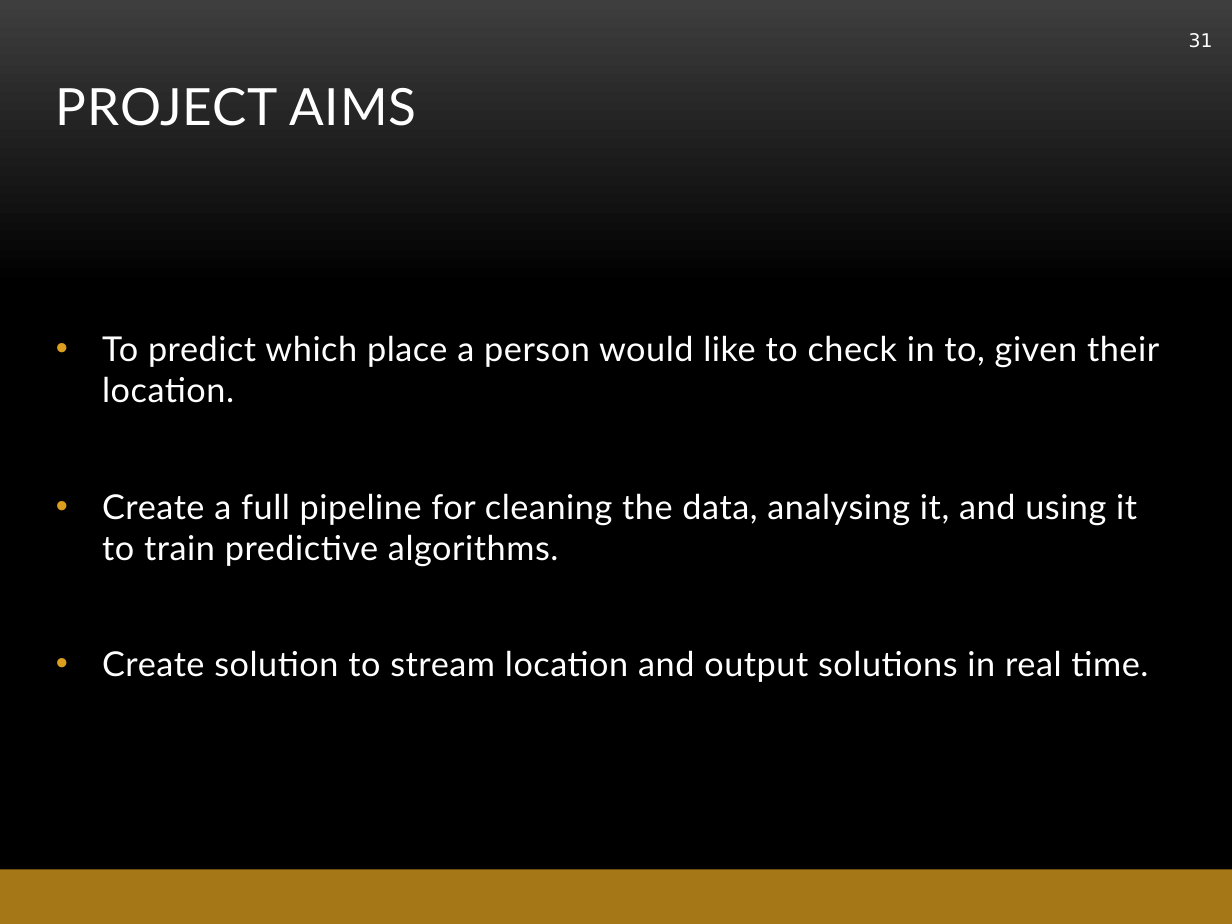
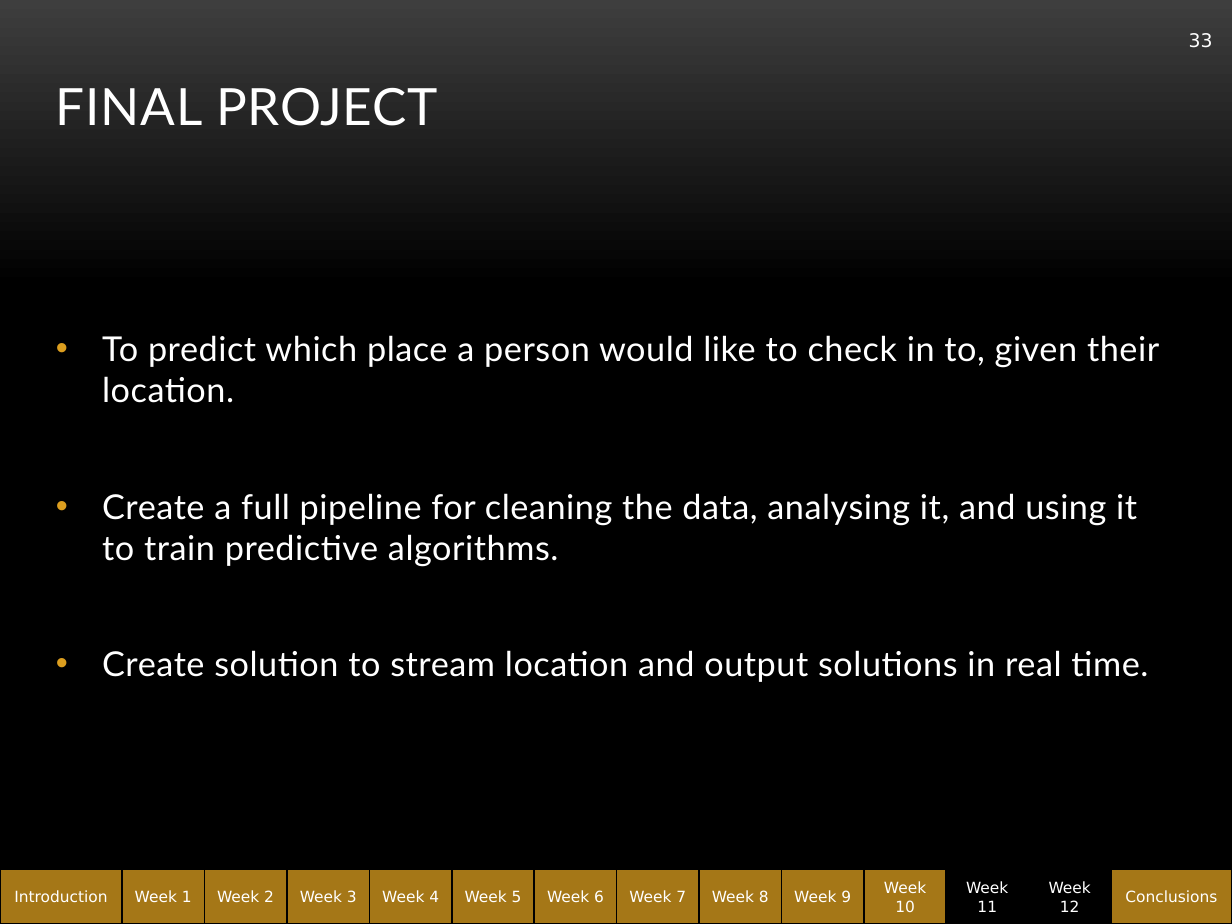
Before and after one commit to abe1ge/teletubbiesQAC, a slide deck: slide 33 of FinalPresentation.pptx (slide 31 before the commit). Drawn at 1232x924 pixels with LibreOffice and Linux fonts; fonts in the diff are those of the drawing; background and template pictures are left out. Boxes give left, top, right and bottom in pixels: in the first picture for what was removed or moved away, otherwise in the second. Text is boxed around its words. In the diff, an @@ line names an element or a change of style, - is before the commit and + after.

Commit message:
completed up to final project

```diff
--- a/FinalPresentation.pptx
+++ b/FinalPresentation.pptx
@@ page number at (x1=1189, y1=33, x2=1213, y2=48): text changed @@
-31
+33
@@ title at (x1=56, y1=88, x2=438, y2=126): text changed @@
-PROJECT AIMS
+FINAL PROJECT
@@ group added at (x1=0, y1=870, x2=1232, y2=924): 14 rectangles @@
+Introduction
+Week 3
+Week 2
+Week 4
+Week 1
+Week 5
+Week 6
+Week 7
+Week 8
+Week 9
+Week 10
+Week 11
+Week 12
+Conclusions
```
Also in this commit, not shown: 9 other slides changed, 3 slides added, 1 slide removed.
